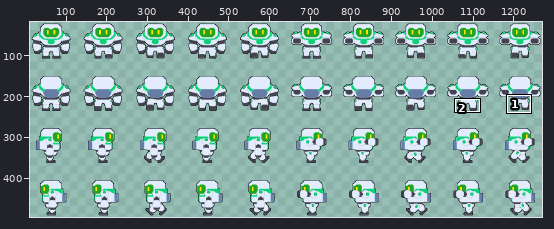
A sprite sheet gets an edit: Assets/Art/Combatants/wac_player.png. The picture above shows the old version from afar; the outline marks the close-up.
Close-up. As it was:
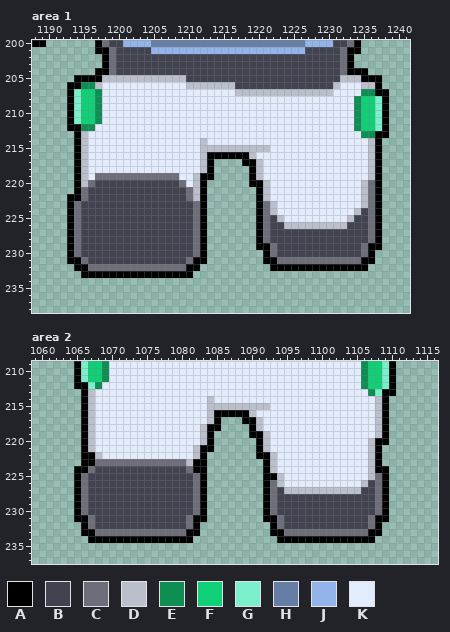
The file is 1280x512 pixels. Shown: area 1: x 1188..1241, y 200..238; area 2: x 1059..1116, y 209..237. The wide view leaves out empty margins.
Palette (. is transparent): A #000000  B #424350  C #6d6e79  D #babfcb  E #0f8e53  F #0fd077  G #7beecb  H #667ea5  J #92b4ea  K #e2ecfc
Pixels before, area 1, first column x 1188:
200 AA.......ACBBJJJJHHHHHHHHHHHHHHHHHHHHHHJJJJBBCA....
201 .........AACBBBBBJJJJJJJJJJJJJJJJJJJJJJBBBBBCAA....
202 ..........ACBBBBBBBBBBBBBBBBBBBBBBBBBBBBBBBBCA.....
203 ..........ACBBBBBBBBBBBBBBBBBBBBBBBBBBBBBBBBCA.....
204 .........AACBBBBBBBBBBBBBBBBBBBBBBBBBBBBBBBBCAAA...
205 ......AAAADDDDDDDDDDDDBBBBBBBBBBBBBBBBBBBBBBDDDAAA.
206 .....AAEEDKKKKKKKKKKKKDDDDDDDBBBBBBBBBBBBBBDKKKDDA.
207 .....AGFFEKKKKKKKKKKKKKKKKKKKDDDDDDDDDDDDDDKKKKEEAA
208 .....AGFFEKKKKKKKKKKKKKKKKKKKKKKKKKKKKKKKKKKKKEFFGA
209 .....AGFFEKKKKKKKKKKKKKKKKKKKKKKKKKKKKKKKKKKKKEFFGA
210 .....AGFFEKKKKKKKKKKKKKKKKKKKKKKKKKKKKKKKKKKKKEFFGA
211 .....AGFFEKKKKKKKKKKKKKKKKKKKKKKKKKKKKKKKKKKKKEFFGA
212 .....AAEEKKKKKKKKKKKKKKKKKKKKKKKKKKKKKKKKKKKKKEFFGA
213 ......ADKKKKKKKKKKKKKKKKKKKKKKKKKKKKKKKKKKKKKKKEEAA
214 ......ADKKKKKKKKKKKKKKKKDKKKKKKKKKKKKKKKKKKKKKKKDA.
215 ......ADKKKKKKKKKKKKKKKKDDDDDDDDDDKKKKKKKKKKKKKKDA.
216 ......ADKKKKKKKKKKKKKKKKDAAAAAADKKKKKKKKKKKKKKKKDA.
217 ......ADKKKKKKKKKKKKKKKKDA....AADKKKKKKKKKKKKKKKDA.
218 ......ADKKKKKKKKKKKKKKKKDA.....ADKKKKKKKKKKKKKKKDA.
219 ......ADKCCCCCCCCCCCCKKDAA.....ADKKKKKKKKKKKKKKKDA.
220 ......ADCBBBBBBBBBBBBCKDA......AADKKKKKKKKKKKKKDCA.
221 ......ACBBBBBBBBBBBBBBCDA.......ADKKKKKKKKKKKKKDCA.
222 .....AACBBBBBBBBBBBBBBCDA.......ADKKKKKKKKKKKKKDCA.
223 .....ACBBBBBBBBBBBBBBBBCA.......ACDKKKKKKKKKKKKDCA.
224 .....ACBBBBBBBBBBBBBBBBCA.......ACDKKKKKKKKKKKDBCA.
225 .....ACBBBBBBBBBBBBBBBBCA.......ACBDKKKKKKKKKDBBCA.
226 .....ACBBBBBBBBBBBBBBBBCA.......ACBBDDDDDDDDDBBBCA.
227 .....ACBBBBBBBBBBBBBBBBCA.......ACBBBBBBBBBBBBBBCA.
228 .....ACBBBBBBBBBBBBBBBBCA.......ACBBBBBBBBBBBBBBCA.
229 .....ACBBBBBBBBBBBBBBBBCA.......AACBBBBBBBBBBBBCAA.
230 .....ACBBBBBBBBBBBBBBBBCA........ACBBBBBBBBBBBBCA..
231 .....AACBBBBBBBBBBBBBBCAA........AACCCCCCCCCCCCAA..
232 ......AACCCCCCCCCCCCCCAA..........AAAAAAAAAAAAAA...
233 .......AAAAAAAAAAAAAAAA............................
Pixels before, area 2, first column x 1065:
209 AGFFEKKKKKKKKKKKKKKKKKKKKKKKKKKKKKKKKKKKKEFFGA
210 AGFFEKKKKKKKKKKKKKKKKKKKKKKKKKKKKKKKKKKKKEFFGA
211 AGFFEKKKKKKKKKKKKKKKKKKKKKKKKKKKKKKKKKKKKEFFGA
212 AAGEKKKKKKKKKKKKKKKKKKKKKKKKKKKKKKKKKKKKKEFFGA
213 .ADKKKKKKKKKKKKKKKKKKKKKKKKKKKKKKKKKKKKKKKEGAA
214 .ADKKKKKKKKKKKKKKKKDKKKKKKKKKKKKKKKKKKKKKKKDA.
215 .ADKKKKKKKKKKKKKKKKDDDDDDDDDKKKKKKKKKKKKKKKDA.
216 .ADKKKKKKKKKKKKKKKKDAAAAADKKKKKKKKKKKKKKKKKDA.
217 .ADKKKKKKKKKKKKKKKKDA...AADKKKKKKKKKKKKKKKKDA.
218 .ADKKKKKKKKKKKKKKKDAA....ADKKKKKKKKKKKKKKKKDA.
219 .ADKKKKKKKKKKKKKKKDA.....AADKKKKKKKKKKKKKKKDA.
220 .ADKKKKKKKKKKKKKKKDA......ADKKKKKKKKKKKKKKDAA.
221 .ADKKKKKKKKKKKKKKDAA......ADKKKKKKKKKKKKKKDA..
222 .AADKKKKKKKKKKKKKDA.......AADKKKKKKKKKKKKKDA..
223 .AACCCCCCCCCCCCCDAA........ADKKKKKKKKKKKKKDA..
224 AACBBBBBBBBBBBBBCAA........ADKKKKKKKKKKKKKDAA.
225 ACBBBBBBBBBBBBBBBCA........AADKKKKKKKKKKKKDCA.
226 ACBBBBBBBBBBBBBBBCA........ACDKKKKKKKKKKKDBCA.
227 ACBBBBBBBBBBBBBBBCA........ACBDDDDDDDDDDDBBCA.
228 ACBBBBBBBBBBBBBBBCA........ACBBBBBBBBBBBBBBCA.
229 ACBBBBBBBBBBBBBBBCA........ACBBBBBBBBBBBBBBCA.
230 ACBBBBBBBBBBBBBBBCA........ACBBBBBBBBBBBBBBCA.
231 AACBBBBBBBBBBBBBCAA........AACBBBBBBBBBBBBCAA.
232 .ACBBBBBBBBBBBBBCA..........ACBBBBBBBBBBBBCA..
233 .AACCCCCCCCCCCCCAA..........AACCCCCCCCCCCCAA..
234 ..AAAAAAAAAAAAAAA............AAAAAAAAAAAAAA...
After:
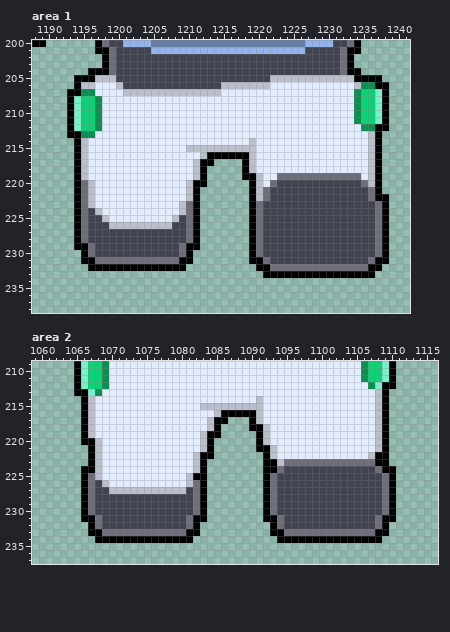
Edits made:
Changed rows in their new state; - is an unchanged pixel.
Area 1:
first column x 1193:
204 ---A--------------------------------------.---
205 ----D--BBBBBBBBBB------------DDDDDDDDDD--A----
206 .-DDK--DBBBBBBBBBBBBBB--DDDDDKKKKKKKKKK--DEE-A
207 -AEEK---DDDDDDDDDDDDDD--KKKKKKKKKKKKKK---EFFG-
first column x 1193:
212 -GFFE------------------------------------KEEA-
213 A-EE--------------------------------------KD-.
214 -------------------K------D-------------------
215 -----------------DD--------KK-----------------
217 ------------------DA------DK------------------
218 ------------------DA.----ADK------------------
219 ----KKKKKKKKKKKK----.----A----CCCCCCCCCCCC----
220 --CDKKKKKKKKKKKKKDA--------DKCBBBBBBBBBBBBCD--
221 ---DKKKKKKKKKKKKKDA.------ADCBBBBBBBBBBBBBB---
222 .--DKKKKKKKKKKKKKDA.------ADCBBBBBBBBBBBBBB--A
223 .ACDKKKKKKKKKKKKDCA.------ACBBBBBBBBBBBBBBBBCA
224 .AC-DKKKKKKKKKKKDCA.------ACBBBBBBBBBBBBBB-BCA
225 .AC--DKKKKKKKKKD-CA.------ACB-BBBBBBBBBBB--BCA
226 .AC---DDDDDDDDD--CA.------ACB--BBBBBBBBB---BCA
227 .AC--------------CA.------ACB--------------BCA
228 .AC--------------CA.------ACB--------------BCA
229 .AAC------------CAA.------ACBB------------BBCA
230 ..AC------------CA..------ACBB------------BBCA
231 ..AACCCCCCCCCCCCAA..------AACBBBBBBBBBBBBBBCAA
232 -..AAAAAAAAAAAAAA..--------AACCCCCCCCCCCCCCAA-
233 --................----------AAAAAAAAAAAAAAAA--
Area 2:
first column x 1065:
212 -GFFE------------------------------------KEGA-
213 A-GE--------------------------------------KD-.
214 -------------------K------D-------------------
215 ------------------D--------K------------------
216 -------------------KD----AD-------------------
217 ---------------------A--.---------------------
218 ------------------KD------AD------------------
219 --------------------A----.--------------------
220 --AD--------------------------------------KD--
221 -.AD-------------KD--------AD-------------KDA-
222 -.-----------------A------.-----------------A-
223 -.-DKKKKKKKKKKKKKD----------ADCCCCCCCCCCCCC-A-
224 .-ADKKKKKKKKKKKKKD----------ACBBBBBBBBBBBBBC-A
225 .ACDKKKKKKKKKKKKDA----------CBBBBBBBBBBBBBBBCA
226 .AC-DKKKKKKKKKKKD------------BBBBBBBBBBBBB-BCA
227 .AC--DDDDDDDDDDD--------------BBBBBBBBBBB--BCA
228 .AC----------------------------------------BCA
229 .AC----------------------------------------BCA
230 .AC----------------------------------------BCA
231 .-AC--------------------------------------BC-A
232 -.AC--------------------------------------BCA-
233 -.-A--------------------------------------C-A-
234 --.----------------------------------------A--
Pixel boxes of the changes (left, top, right, bottom) in both close-ups:
changed: (67, 68, 389, 96)
changed: (67, 124, 102, 138)
changed: (354, 124, 389, 138)
changed: (67, 138, 214, 278)
changed: (242, 138, 389, 278)
changed: (74, 382, 109, 396)
changed: (361, 382, 396, 396)
changed: (74, 396, 396, 543)
